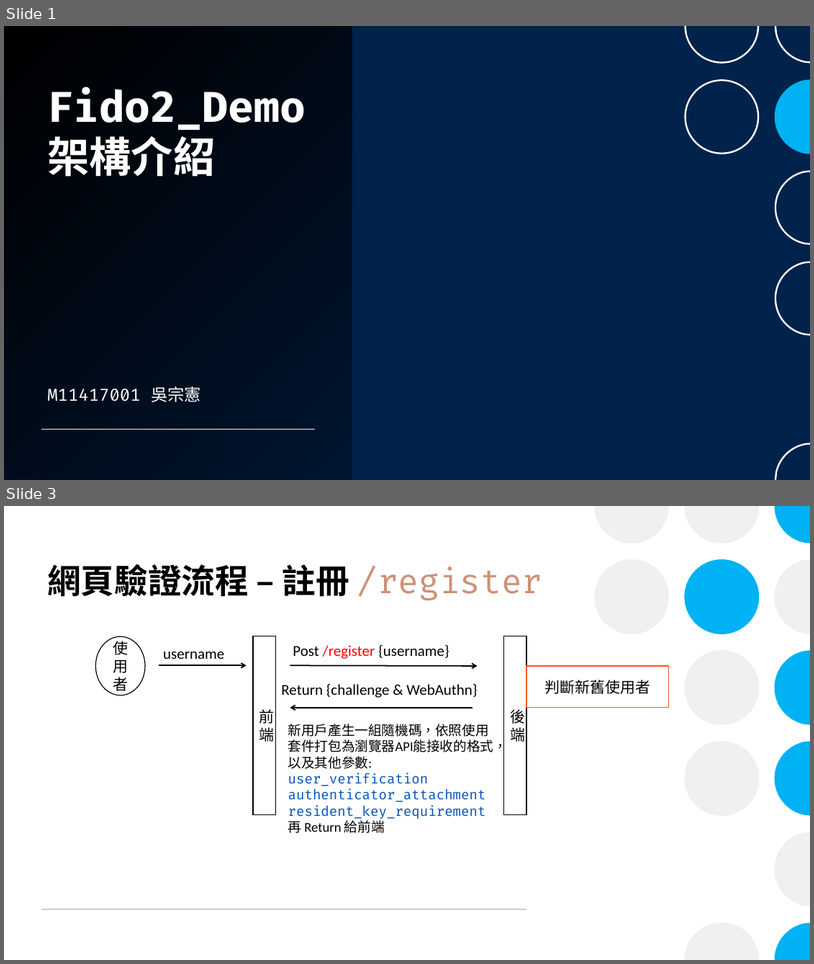
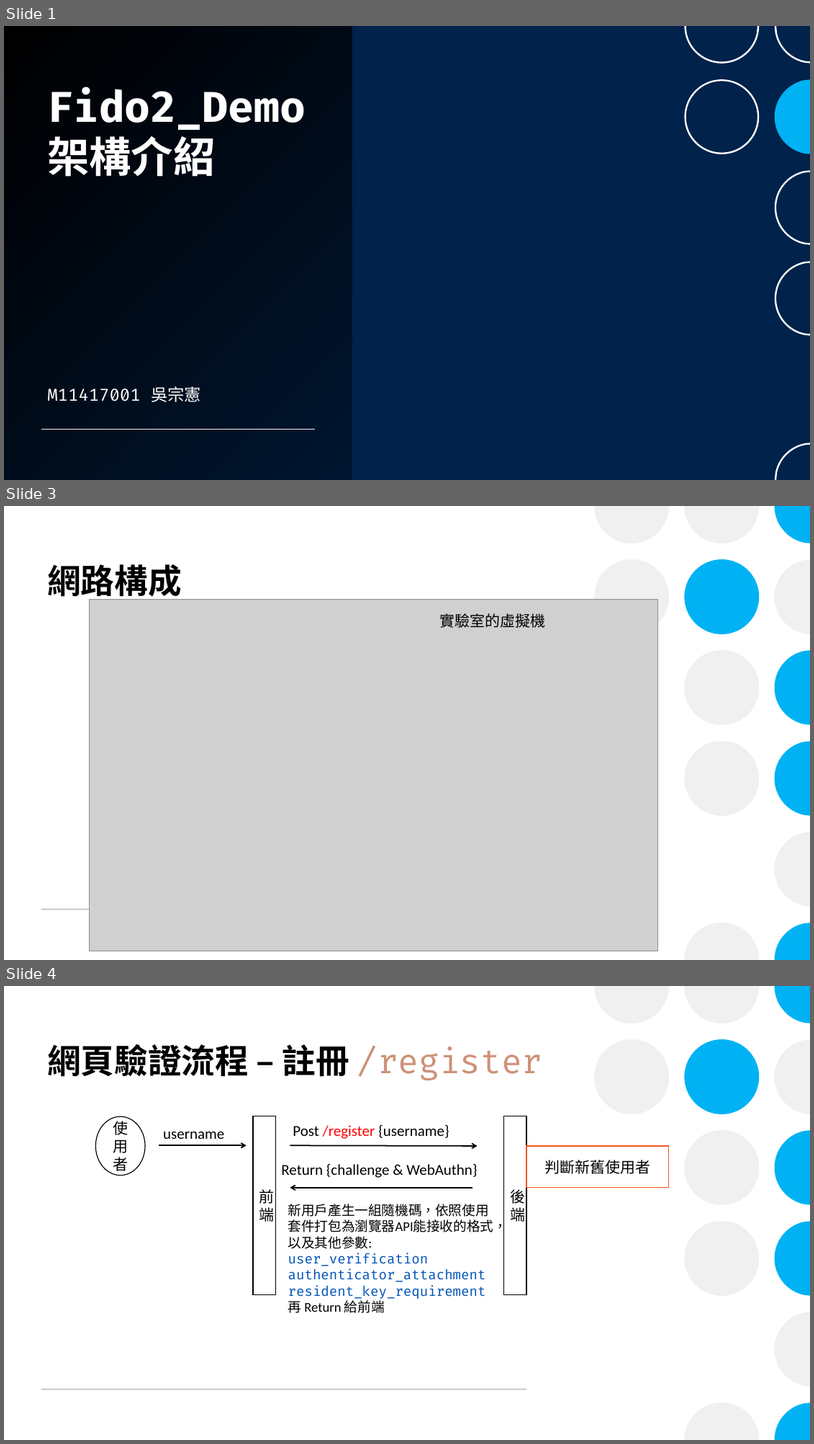
Before and after one commit to xiangerwu/Homework_Fido2, a slide deck: Yubico_Fido2_Demo介紹.pptx. Shown one above the other, each under a label of ours: slides 1 and 3 before the commit, slides 1, 3 and 4 after it; the slides between them are not shown. The pictures are 814x964 and 814x1444 pixels, drawn with LibreOffice and Linux fonts; fonts in the diff are those of the drawing; grey boxes stand for pictures; background and template pictures are left out. Boxes give left, top, right and bottom in pixels: in the first picture for what was removed or moved away, otherwise in the second. Text is boxed around its words. In the diff, an @@ line names an element or a change of style, - is before the commit and + after.

```diff
--- a/Yubico_Fido2_Demo介紹.pptx
+++ b/Yubico_Fido2_Demo介紹.pptx
@@ slide 3 added at (4,506,810,960), background #FFFFFF; not listed: 14 template elements that a slide beside it also shows @@
@@ title added at (47,559,182,602), 40 pt, text #000000, bold @@
+網路構成
@@ picture added at (89,599,658,951) @@
@@ text added at (440,613,546,628), 18 pt, text #000000 @@
+實驗室的虛擬機
@@ what was slide 3 is now slide 4 @@
```
Also in this commit, not shown: 1 slide changed, 1 other slide added, 1 other file.
